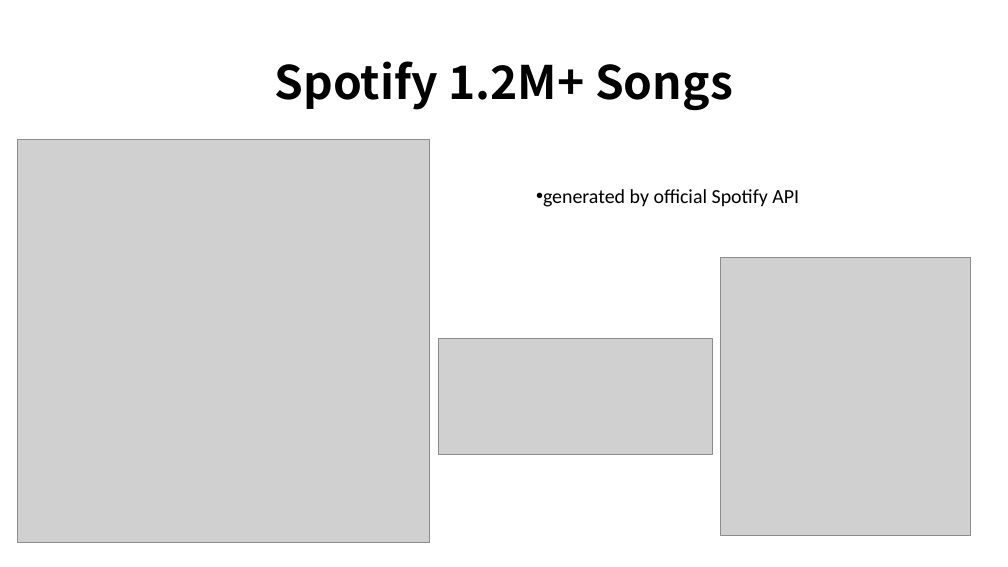
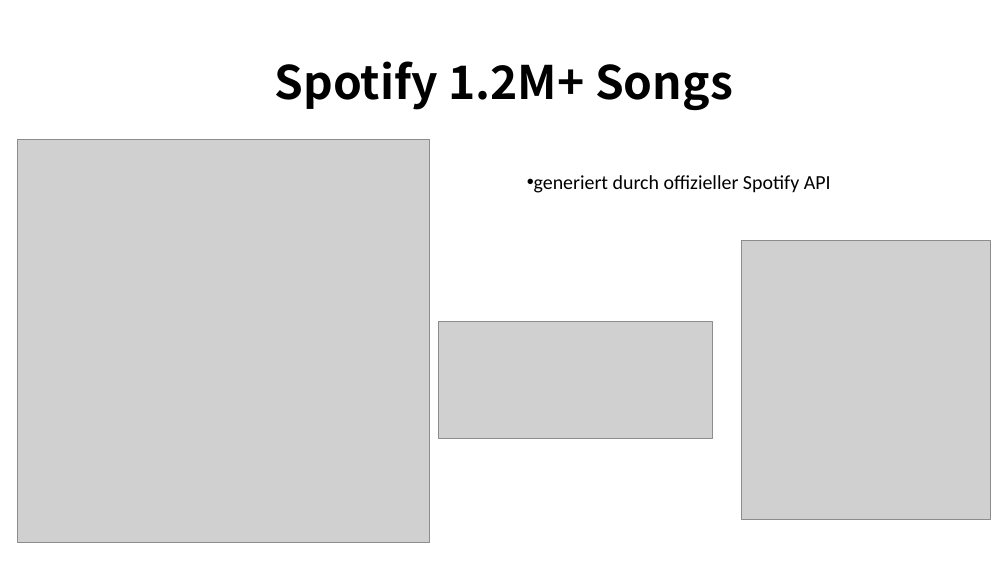
Before and after one commit to eric-kaufmann/spotify_analysis, a slide deck: slide 4 of spotify_analysis.pptx (slide 7 before the commit). Drawn at 1008x567 pixels with LibreOffice and Linux fonts; fonts in the diff are those of the drawing; grey boxes stand for pictures. Boxes give left, top, right and bottom in pixels: in the first picture for what was removed or moved away, otherwise in the second. Text is boxed around its words. In the diff, an @@ line names an element or a change of style, - is before the commit and + after.

Commit message:
adding picture to pptx

```diff
--- a/spotify_analysis.pptx
+++ b/spotify_analysis.pptx
@@ text at [534,175,831,193]: text changed @@
-• generated by official Spotify API
+• generiert durch offizieller Spotify API
@@ picture: place and size @@
-picture at [721,257,970,535]
+picture at [741,241,991,520]
@@ picture: place and size @@
-picture at [439,338,712,454]
+picture at [439,322,712,439]
```
Also in this commit, not shown: 8 other slides changed, 4 slides removed.
